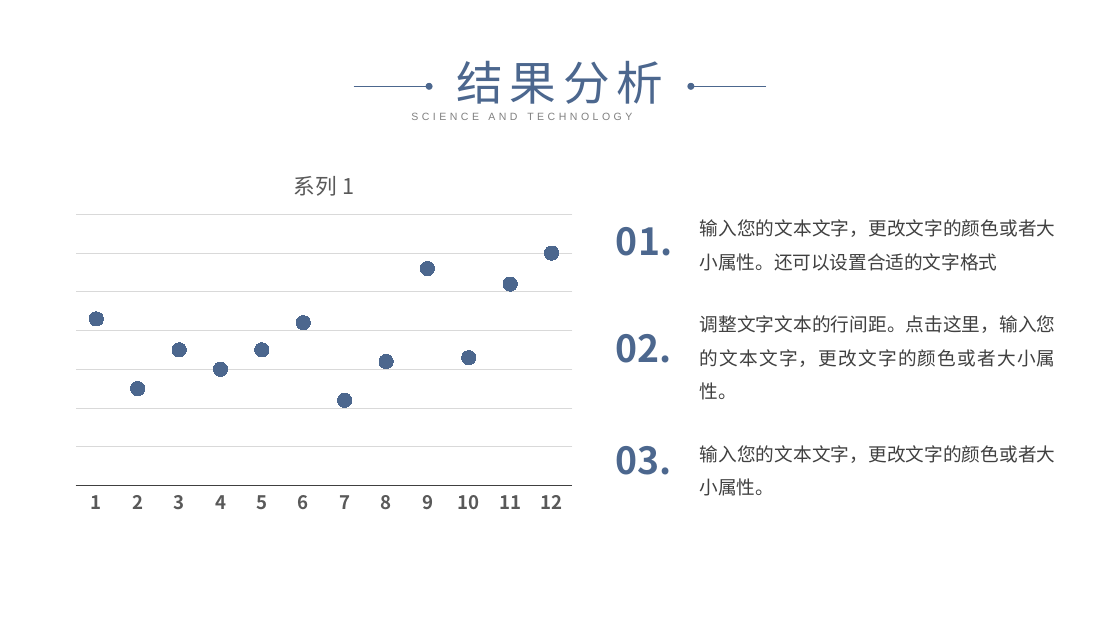
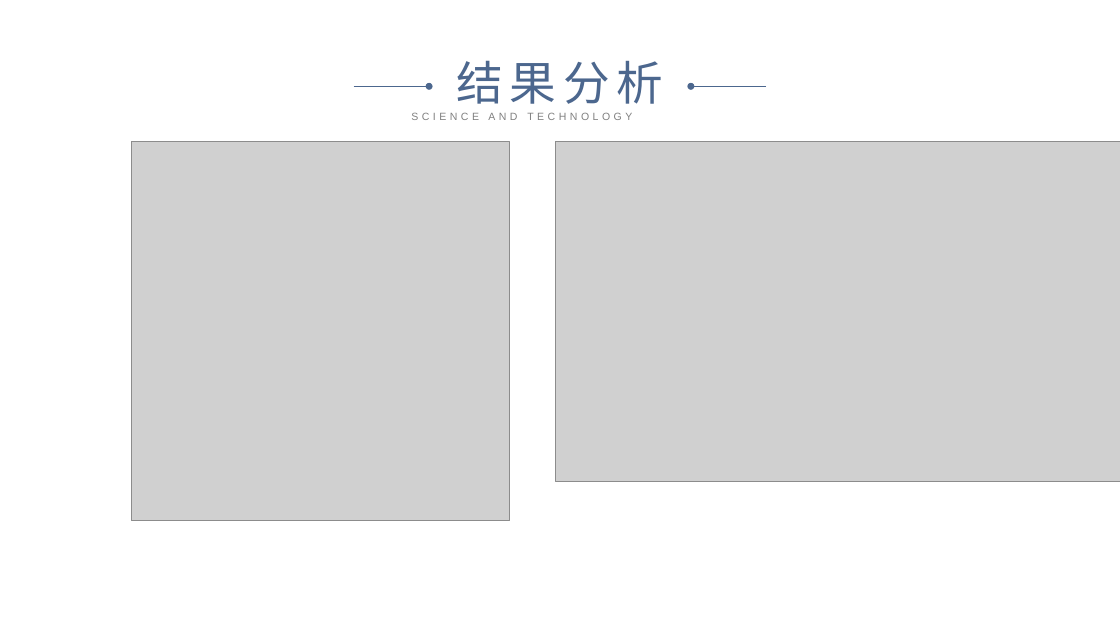
Before and after one commit to cyicz123/graduation-project, a slide deck: slide 18 of 中期检查答辩.pptx (slide 21 before the commit). Drawn at 1120x630 pixels with LibreOffice and Linux fonts; fonts in the diff are those of the drawing; grey boxes stand for pictures. Boxes give left, top, right and bottom in pixels: in the first picture for what was removed or moved away, otherwise in the second. Text is boxed around its words. In the diff, an @@ line names an element or a change of style, - is before the commit and + after.

```diff
--- a/中期检查答辩.pptx
+++ b/中期检查答辩.pptx
@@ picture added at [131, 142, 510, 521] @@
@@ picture added at [555, 142, 1120, 481] @@
@@ line chart removed at [66, 150, 583, 523] @@
-title "系列 1"
-categories: 1, 2, 3, 4, 5, 6, 7, 8, 9, 10, 11, 12
-系列 1: 72, 42, 58, 50, 58, 70, 37, 53, 93, 55, 87, 100
@@ text removed at [616, 227, 672, 256] @@
-0 1.
@@ text removed at [700, 219, 1056, 271] @@
-输入您的文本文字，更改文字的颜色或者大小属性。还可以设置合适的文字格式
@@ text removed at [700, 315, 1056, 400] @@
-调整文字文本的行间距。点击这里，输入您的文本文字，更改文字的颜色或者大小属性。
@@ text removed at [616, 334, 672, 363] @@
-02.
@@ text removed at [616, 446, 672, 475] @@
-03.
@@ text removed at [700, 445, 1056, 496] @@
-输入您的文本文字，更改文字的颜色或者大小属性。
```
Also in this commit, not shown: 10 other slides changed, 9 slides added, 14 slides removed, 4 other files.
